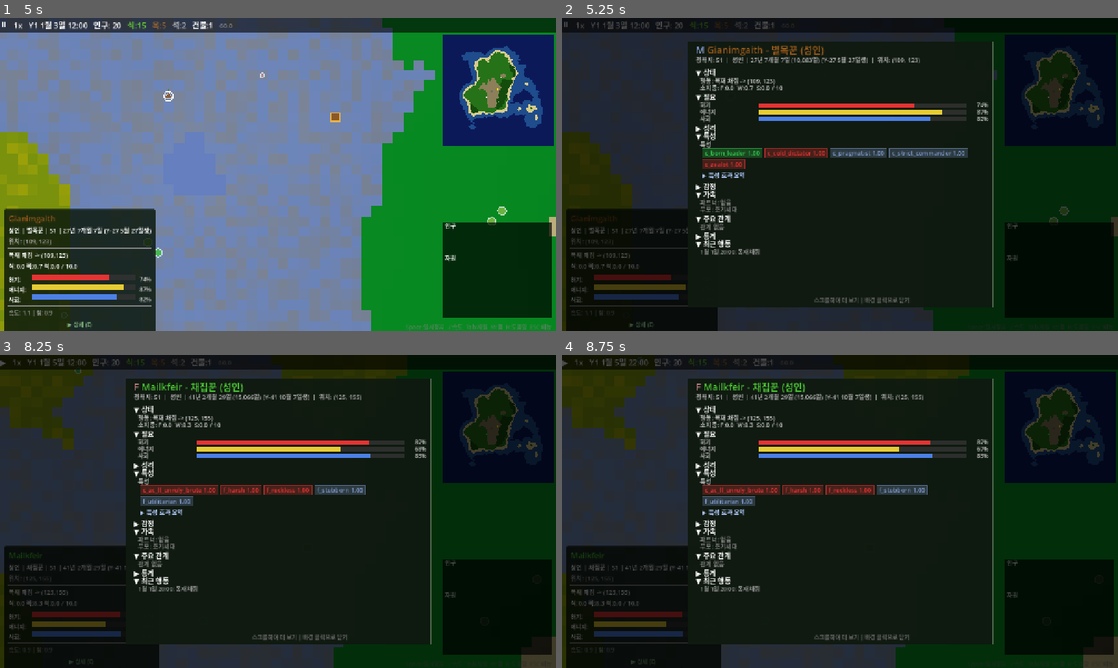
Above: before the commit, frames 1-4 (two rows, left to right).
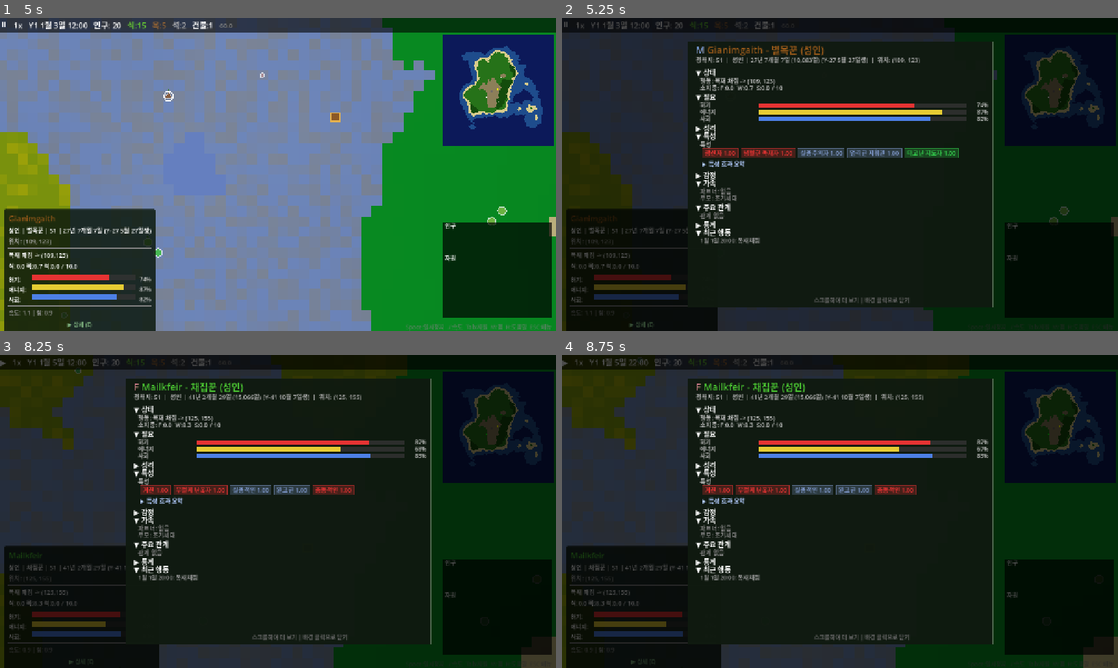
Above: after the commit, the same moments.

Repository: hyunlord/new-world
Game: Godot game, scene res://scenes/main/main.tscn
Two runs of this game, one before a commit and one after it. Both use one fixed random seed, a clock stepped at 60 frames per second and the inputs below.
Inputs (mouse positions are in pixels of both pictures, inside the frame that each line leads up to):
- Up to frame 1 (5 s): tap Enter at 0.5, 3.5 s; drag from (494, 89) to (333, 105) at 0.52 s; drag from (494, 271) to (250, 237) at 1.27 s; tap Space at 2, 3.77 s; move the mouse to (278, 174) at 2.02 s; hold D 2.03-2.75 s; tap 0 at 2.1 s; click (278, 174) at 2.17 s; drag from (250, 237) to (111, 127) at 2.77 s; move the mouse to (444, 221) at 3.52 s; hold A 3.53-4.25 s; tap G at 3.6 s; drag from (111, 127) to (194, 96) at 4.27 s
- Up to frame 2 (5.25 s): click "▶ 상세 (E)" at 5 s
- Up to frame 3 (8.25 s): tap Space at 5.75, 7.52 s; move the mouse to (278, 511) at 5.77 s; hold Down 5.78-6.5 s; tap N at 5.85 s; click (278, 511) at 5.92 s; drag from (194, 433) to (166, 527) at 6.52 s; move the mouse to (400, 495) at 7.27 s; hold Up 7.28-8 s; tap P at 7.35 s; drag from (278, 511) to (250, 574) at 8.02 s
- Up to frame 4 (8.75 s): no input

Frame 1 is identical in both runs. In frame 2, 2.5% of the frame differs, in the area x 24-73%, y 41-76%; in frame 3, 2.4%; in frame 4, 2.4%.

Commit message:
fix(ui): T-2009 trait name + effect summary display bugs
After T-2008 v2 migration, trait names showed raw IDs and effect summary
showed "없음" because tdef no longer carries name/behavior_weights fields.

- trait_system.gd: add get_known_behavior_actions() + get_known_emotion_baselines()
- entity_detail_panel.gd: use name_key + Locale.ltr() for all trait name display (4 sites)
- entity_detail_panel.gd: _draw_trait_summary() reads via TraitSystem.get_effect_value()

Co-Authored-By: Claude Opus 4.6 <noreply@anthropic.com>

Diff:
--- a/scripts/systems/trait_system.gd
+++ b/scripts/systems/trait_system.gd
@@ -526,6 +526,21 @@
 	return _trait_index.get(trait_id, {})
 
 
+## Return all known behavior action keys from behavior_mappings.json.
+static func get_known_behavior_actions() -> Array:
+	_ensure_loaded()
+	return _behavior_map.keys()
+
+
+## Return all known emotion baseline keys from emotion_mappings.json.
+static func get_known_emotion_baselines() -> Array:
+	_ensure_loaded()
+	var baseline_map = _emotion_map.get("baseline", {})
+	if baseline_map is Dictionary:
+		return baseline_map.keys()
+	return []
+
+
 ## Get valence for a trait (positive/negative/neutral).
 static func get_trait_sentiment(trait_id: String) -> String:
 	return get_trait_definition(trait_id).get("valence", "neutral")
--- a/scripts/ui/entity_detail_panel.gd
+++ b/scripts/ui/entity_detail_panel.gd
@@ -274,12 +274,8 @@
 		return cy + 6.0
 
 	trait_defs.sort_custom(func(a: Dictionary, b: Dictionary) -> bool:
-		var na: String = Locale.tr_data(a, "name")
-		var nb: String = Locale.tr_data(b, "name")
-		if na == "" or na == "???":
-			na = a.get("name_en", a.get("id", ""))
-		if nb == "" or nb == "???":
-			nb = b.get("name_en", b.get("id", ""))
+		var na: String = Locale.ltr(a.get("name_key", "TRAIT_" + a.get("id", "") + "_NAME"))
+		var nb: String = Locale.ltr(b.get("name_key", "TRAIT_" + b.get("id", "") + "_NAME"))
 		return na.naturalcasecmp_to(nb) < 0
 	)
 
@@ -300,9 +296,7 @@
 	var trait_x: float = cx + 15
 	for tdef in trait_defs:
 		var trait_id: String = tdef.get("id", "")
-		var tname: String = Locale.tr_data(tdef, "name")
-		if tname == "" or tname == "???":
-			tname = tdef.get("name_en", tdef.get("name_" + "kr", tdef.get("id", "?")))
+		var tname: String = Locale.ltr(tdef.get("name_key", "TRAIT_" + tdef.get("id", "") + "_NAME"))
 		var salience: float = 0.0
 		if entity != null and "display_traits" in entity:
 			for dt in entity.display_traits:
@@ -338,13 +332,13 @@
 	cy += 22.0
 
 	if _summary_expanded:
-		cy = _draw_trait_summary(font, cx, cy, trait_defs)
+		cy = _draw_trait_summary(font, cx, cy, trait_defs, entity)
 
 	return cy + 6.0
 
 
 ## Draw aggregate trait effect summary for currently visible traits.
-func _draw_trait_summary(font: Font, cx: float, cy: float, trait_defs: Array) -> float:
+func _draw_trait_summary(font: Font, cx: float, cy: float, trait_defs: Array, entity: RefCounted = null) -> float:
 	var fs: int = GameConfig.get_font_size("popup_body")
 	var indent: float = cx + 20.0
 	var sub_indent: float = cx + 30.0
@@ -358,19 +352,16 @@
 		var trait_id: String = tdef.get("id", "")
 		active_ids[trait_id] = true
 
-		var effects: Dictionary = tdef.get("effects", {})
-		var behavior_weights: Dictionary = tdef.get("behavior_weights", effects.get("behavior_weights", {}))
-		for key in behavior_weights:
-			behavior_totals[key] = float(behavior_totals.get(key, 0.0)) + float(behavior_weights[key]) - 1.0
-
-		var emotion_modifiers: Dictionary = tdef.get("emotion_modifiers", effects.get("emotion_modifiers", {}))
-		for key in emotion_modifiers:
-			# Convert multiplier to delta: 0.06 -> -0.94, 1.2 -> +0.20
-			emotion_totals[key] = float(emotion_totals.get(key, 0.0)) + float(emotion_modifiers[key]) - 1.0
-
-		var relationship_modifiers: Dictionary = tdef.get("relationship_modifiers", effects.get("relationship_modifiers", {}))
-		for key in relationship_modifiers:
-			relationship_totals[key] = float(relationship_totals.get(key, 0.0)) + float(relationship_modifiers[key]) - 1.0
+	if entity != null:
+		for action in TraitSystem.get_known_behavior_actions():
+			var weight: float = TraitSystem.get_effect_value(entity, "behavior_weight", str(action))
+			if abs(weight - 1.0) > 0.01:
+				behavior_totals[action] = weight - 1.0
+
+		for emotion in TraitSystem.get_known_emotion_baselines():
+			var baseline: float = TraitSystem.get_effect_value(entity, "emotion_baseline", str(emotion))
+			if abs(baseline) > 0.005:
+				emotion_totals[emotion] = baseline
 
 	var synergies: Array = []
 	var conflicts: Array = []
@@ -520,10 +511,8 @@
 	for tdef in trait_defs:
 		if tdef.get("id", "") != trait_id:
 			continue
-		var trait_name: String = Locale.tr_data(tdef, "name")
-		if trait_name != "" and trait_name != "???":
-			return trait_name
-		return tdef.get("name_en", trait_id)
+		var name_key: String = tdef.get("name_key", "TRAIT_" + trait_id + "_NAME")
+		return Locale.ltr(name_key)
 	return trait_id
 
 
Not shown, changed: PROGRESS.md
